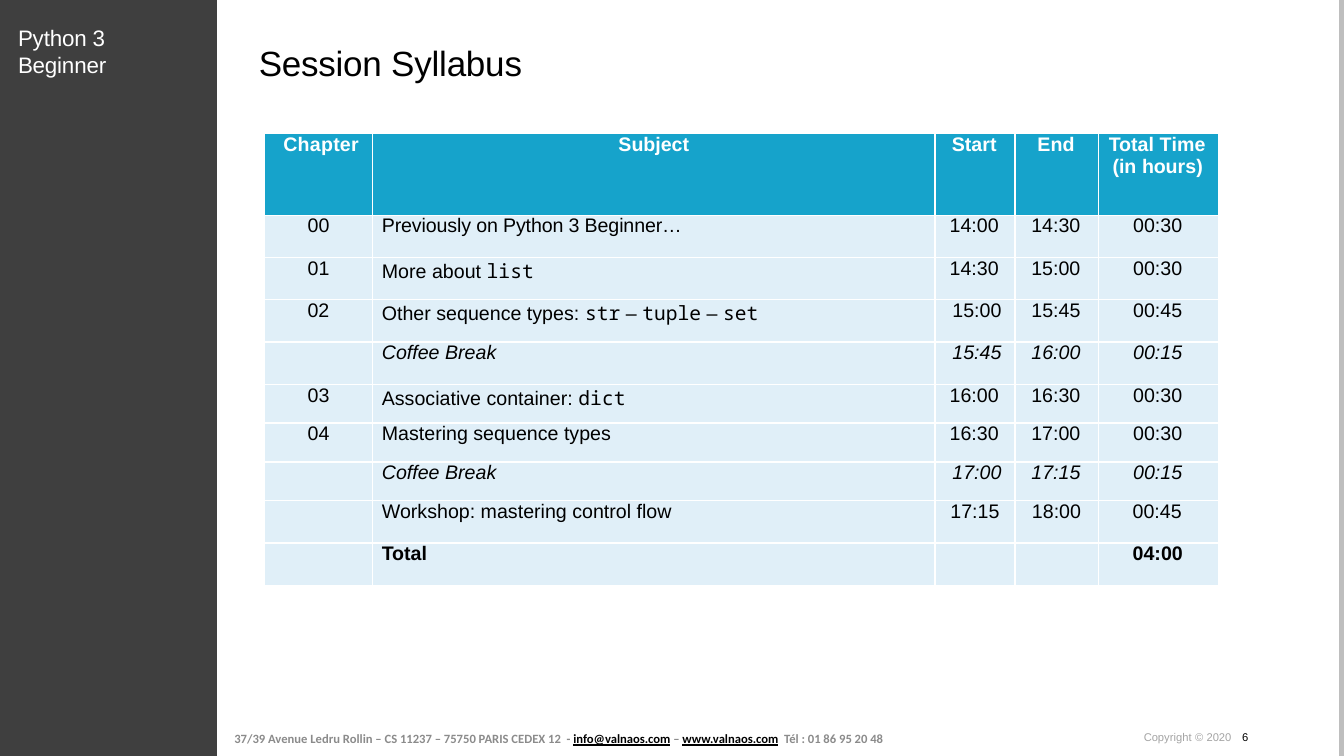
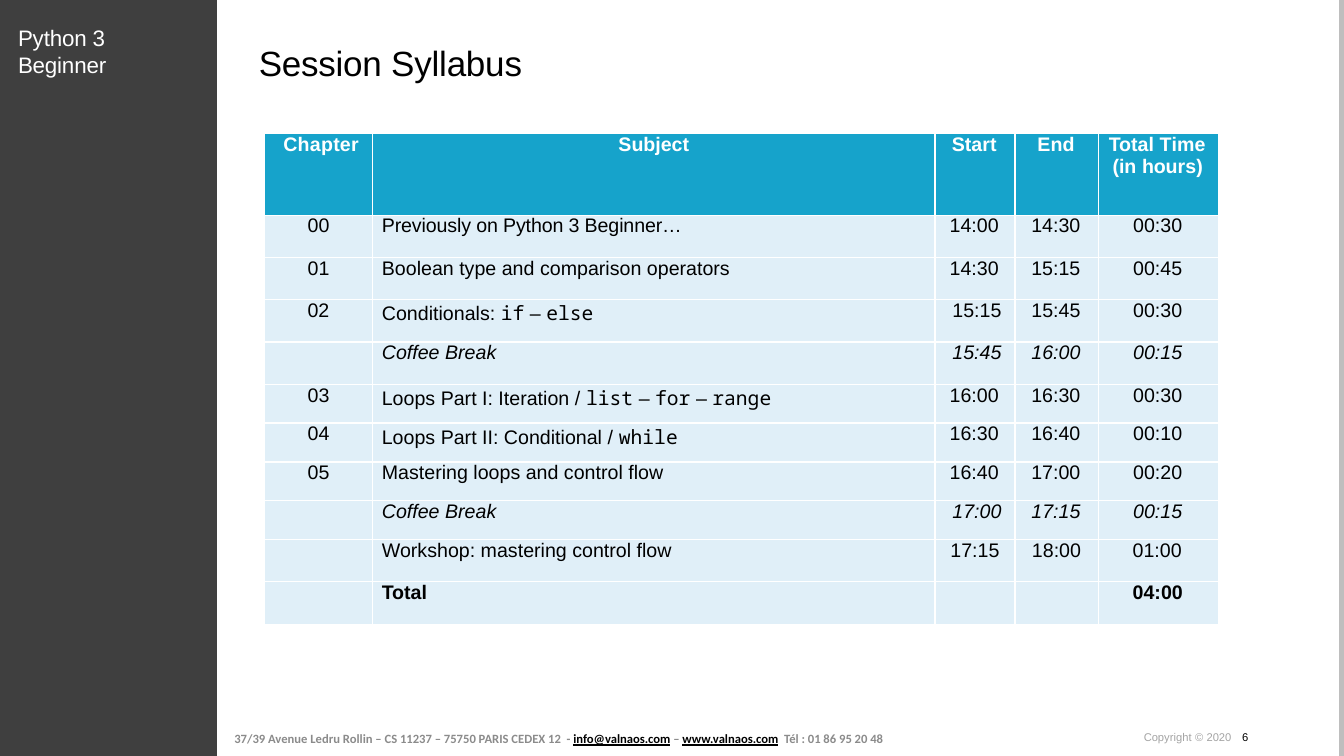
Before and after one commit to cstar-industries/python-3-beginner, a slide deck: slide 6 of 002-Control-Flow/Control Flow - Slides.pptx. Drawn at 1344x756 pixels with LibreOffice and Linux fonts; fonts in the diff are those of the drawing; background and template pictures are left out. Boxes give left, top, right and bottom in pixels: in the first picture for what was removed or moved away, otherwise in the second. Text is boxed around its words. In the diff, an @@ line names an element or a change of style, - is before the commit and + after.

Commit message:
update control flow slides

```diff
--- a/002-Control-Flow/Control Flow - Slides.pptx
+++ b/002-Control-Flow/Control Flow - Slides.pptx
@@ table at bbox=[264, 134, 1217, 625] @@
-row 3: 01 | More about list | 14:30 | 15:00 | 00:30
+row 3: 01 | Boolean type and comparison operators | 14:30 | 15:15 | 00:45
-row 4: 02 | Other sequence types: str – tuple – set | 15:00 | 15:45 | 00:45
+row 4: 02 | Conditionals: if – else | 15:15 | 15:45 | 00:30
-row 6: 03 | Associative container: dict | 16:00 | 16:30 | 00:30
-row 7: 04 | Mastering sequence types | 16:30 | 17:00 | 00:30
+row 6: 03 | Loops Part I: Iteration / list – for – range | 16:00 | 16:30 | 00:30
+row 7: 04 | Loops Part II: Conditional / while | 16:30 | 16:40 | 00:10
+row 8: 05 | Mastering loops and control flow | 16:40 | 17:00 | 00:20
-row 10, column 5: 00:45
+row 10, column 5: 01:00
```
Also in this commit, not shown: 1 other slide changed, 1 other file.
